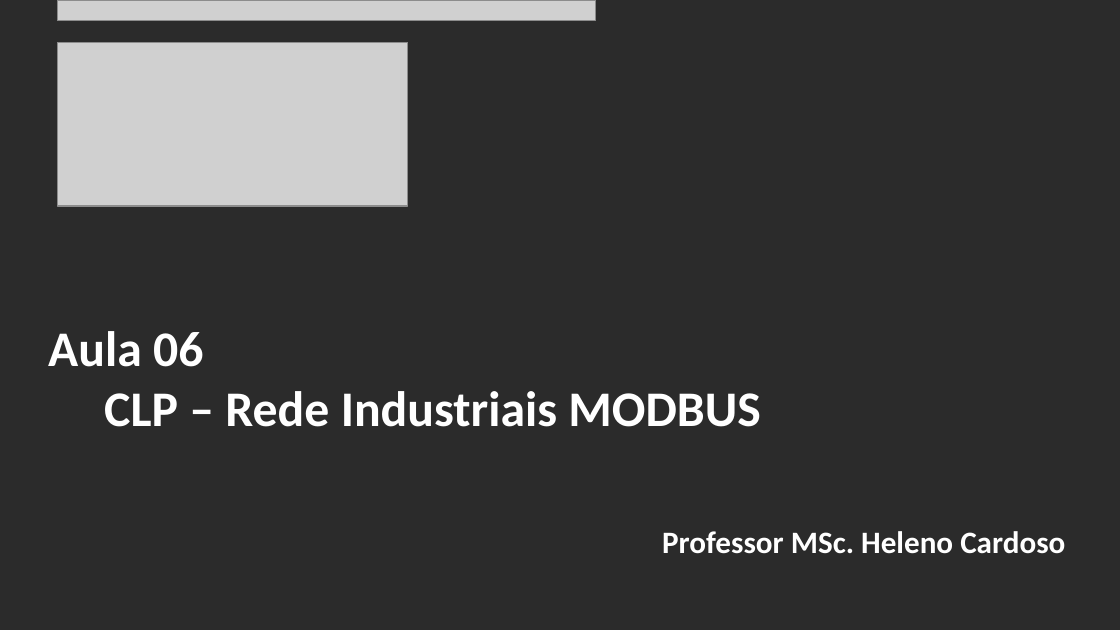
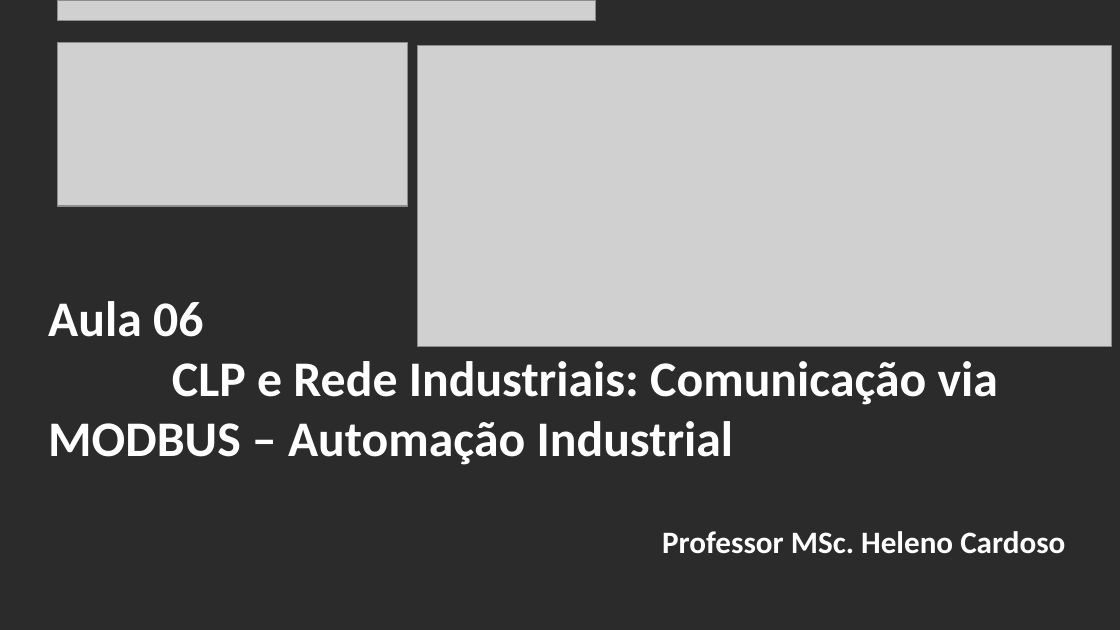
Before and after one commit to CloudEducationBrazil/WydenUniRuyControladoresLogicosProgCLP, a slide deck: slide 2 of 01 Classes/Aula6 - CLP - Redes Industriais MODBUS.pptx. Drawn at 1120x630 pixels with LibreOffice and Linux fonts; fonts in the diff are those of the drawing; grey boxes stand for pictures; background and template pictures are left out; a plain dark background stands for a picture behind light text. Boxes give left, top, right and bottom in pixels: in the first picture for what was removed or moved away, otherwise in the second. Text is boxed around its words. In the diff, an @@ line names an element or a change of style, - is before the commit and + after.

```diff
--- a/01 Classes/Aula6 - CLP - Redes Industriais MODBUS.pptx
+++ b/01 Classes/Aula6 - CLP - Redes Industriais MODBUS.pptx
@@ picture added at box(417, 46, 1111, 347) @@
@@ title at box(48, 301, 998, 465): text changed @@
-Aula 06
-CLP – Rede Industriais MODBUS
+Aula 06
+CLP e Rede Industriais: Comunicação via MODBUS – Automação Industrial
```
Also in this commit, not shown: 1 other slide changed, 24 slides added.
